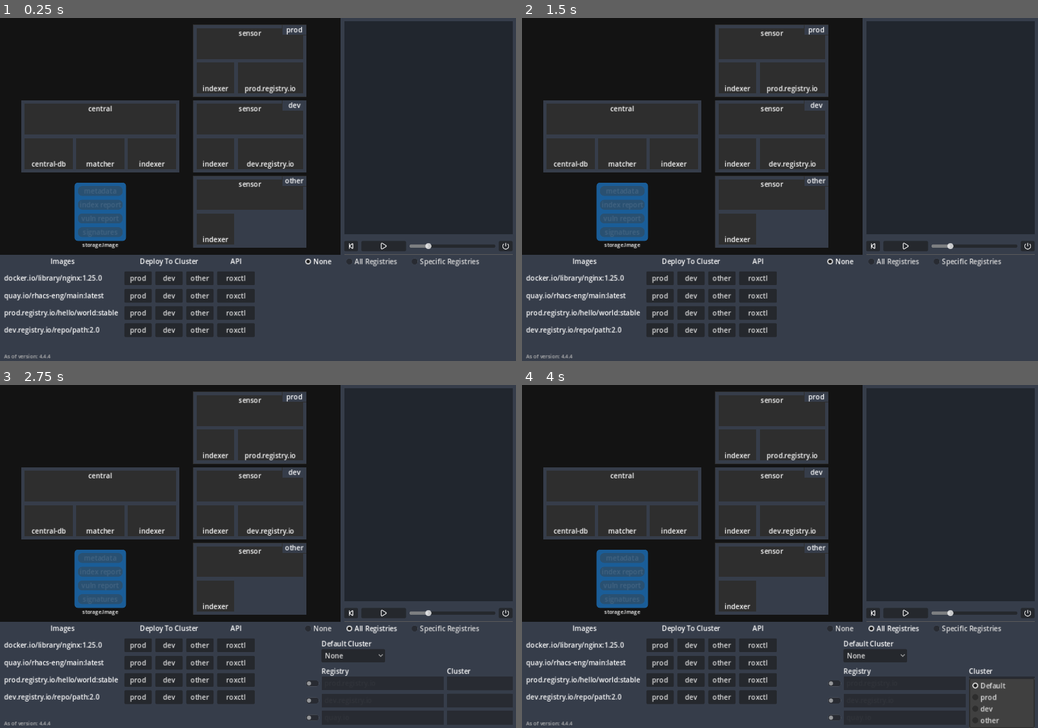
Above: before the commit, frames 1-4 (two rows, left to right).
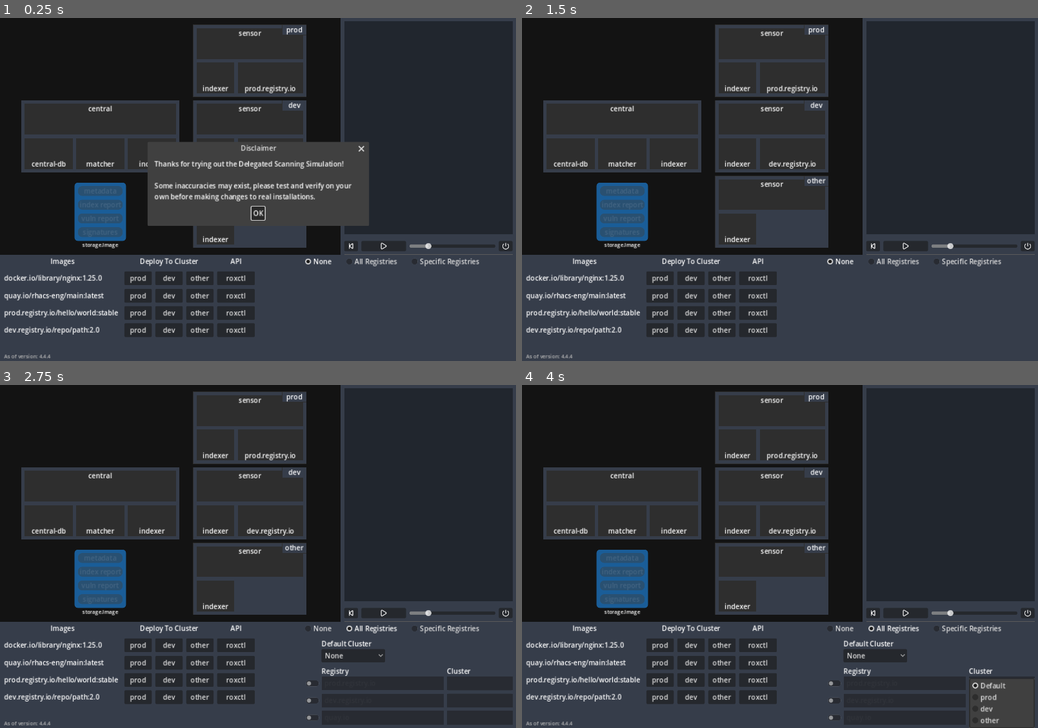
Above: after the commit, the same moments.

Repository: dcaravel/delegated-scanning-sim
Game: Godot game, scene res://arch.tscn
Same seed, same stepped clock (60 frames per second), same inputs: the game is played once before the commit and once after it.
Inputs (mouse positions are in pixels of both pictures, inside the frame that each line leads up to):
- Up to frame 1 (0.25 s): no input
- Up to frame 2 (1.5 s): click (780, 213) at 0.5 s, where only the run after the commit has a clickable "OK"; click "None" at 1.25 s
- Up to frame 3 (2.75 s): click "All Registries" at 2 s
- Up to frame 4 (4 s): click "None" at 2.75 s; click "Default" at 3.5 s

The runs differ from the first frame. In frame 1, 5.7% of the frame differs, in the area x 28-72%, y 36-61%; in frame 2, less than 0.1%; in frame 3, less than 0.1%; in frame 4, less than 0.1%.
Error after the commit: Attempt to call function 'get_as_text' in base 'null instance' on a null instance. (res://arch.gd:821)

Commit message:
add accept dialog

Diff:
--- a/arch.gd
+++ b/arch.gd
@@ -73,6 +73,9 @@
 var last_log_letter:int = initial_log_letter
 
 func _ready():
+	if !_is_dialog_accepted():
+		$AcceptDialog.popup()
+
 	animationPlayers = [
 		null,
 		$ProdCluster/Registry/AnimationPlayer,
@@ -812,3 +815,12 @@
 	i.update_icon_text(_get_next_log_letter())
 	_add_log_entry(_get_last_log_letter(), p_text)
 	return i
+
+func _is_dialog_accepted() -> bool:
+	var file = FileAccess.open("user://dialog_accepted.dat", FileAccess.READ)
+	var content = file.get_as_text()
+	return content == "true"
+
+func _on_accept_dialog_confirmed():
+	var file = FileAccess.open("user://dialog_accepted.dat", FileAccess.WRITE)
+	file.store_string("true")
--- a/arch.tscn
+++ b/arch.tscn
@@ -1186,6 +1186,21 @@
 
 [node name="a1" type="Path2D" parent="Paths/central-from-sensor-start"]
 curve = SubResource("Curve2D_cfslr")
+
+[node name="AcceptDialog" type="AcceptDialog" parent="."]
+mode = 2
+title = "Disclaimer"
+initial_position = 2
+size = Vector2i(500, 158)
+visible = true
+unresizable = true
+always_on_top = true
+popup_window = true
+dialog_text = "Thanks for trying out the Delegated Scanning Simulation!
+
+Some inaccuracies may exist, please test and verify on your own before making changes to real installations."
+dialog_close_on_escape = false
+dialog_autowrap = true
 
 [connection signal="toggled" from="EnabledForRadios/NoneRadio" to="." method="_on_none_radio_toggled"]
 [connection signal="toggled" from="EnabledForRadios/AllRegistriesRadio" to="." method="_on_all_registries_radio_toggled"]
@@ -1210,3 +1225,4 @@
 [connection signal="pressed" from="FlowControls/PausePlayButton" to="." method="_on_pause_play_button_pressed"]
 [connection signal="pressed" from="FlowControls/BackStepButton" to="." method="_on_back_step_button_pressed"]
 [connection signal="value_changed" from="FlowControls/SpeedSlider" to="." method="_on_speed_slider_value_changed"]
+[connection signal="confirmed" from="AcceptDialog" to="." method="_on_accept_dialog_confirmed"]
Not shown, changed: export_presets.cfg
